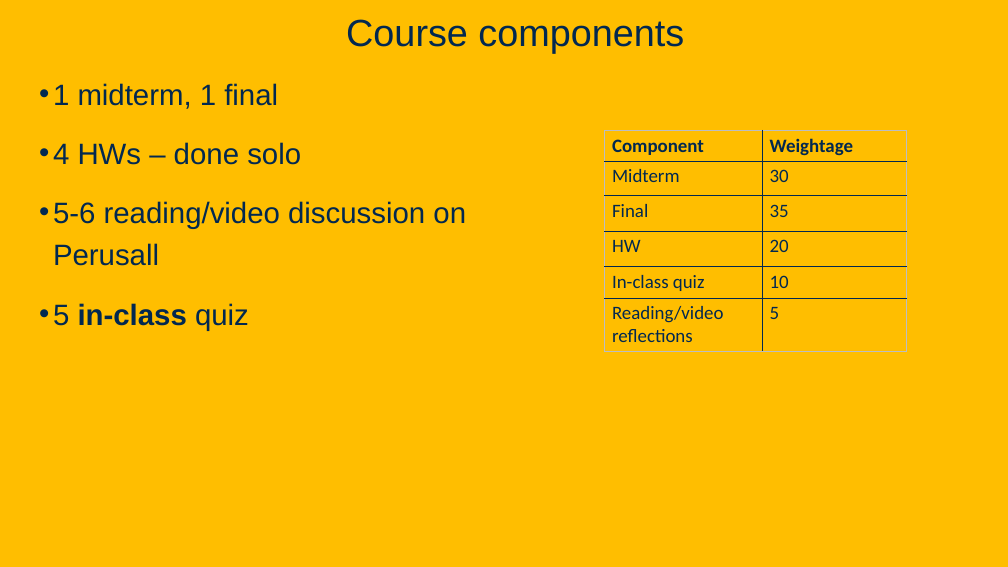
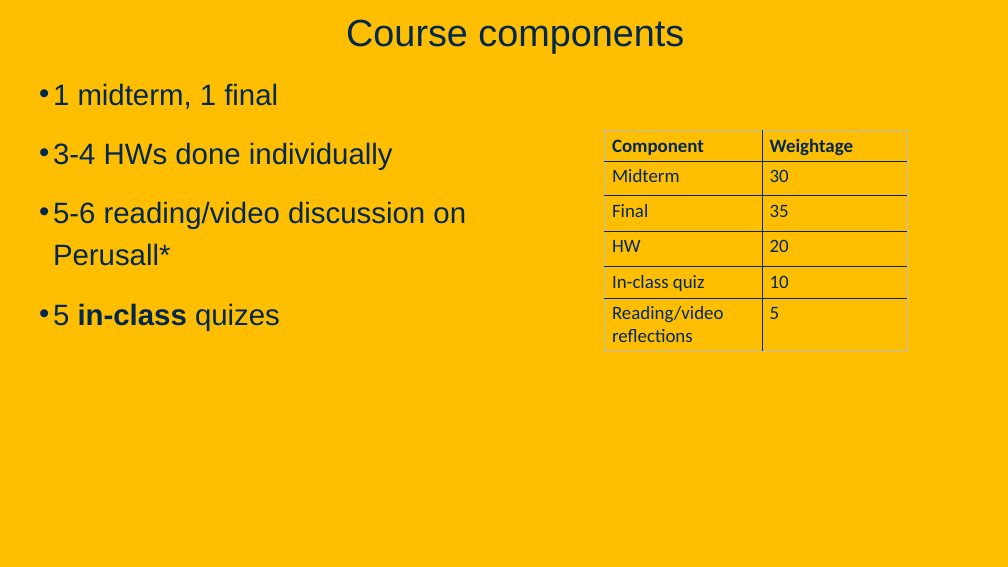
Before and after one commit to davsec-teaching/W26_ECS_160, a slide deck: slide 6 of slides/Intro.pptx. Drawn at 1008x567 pixels with LibreOffice and Linux fonts; fonts in the diff are those of the drawing; background and template pictures are left out. Boxes give left, top, right and bottom in pixels: in the first picture for what was removed or moved away, otherwise in the second. Text is boxed around its words. In the diff, an @@ line names an element or a change of style, - is before the commit and + after.

```diff
--- a/slides/Intro.pptx
+++ b/slides/Intro.pptx
@@ text at box(53, 142, 466, 330): text changed @@
-• 4 HWs – done solo
-• 5-6 reading/video discussion on Perusall
-• 5 in-class quiz
+• 3-4 HWs done individually
+• 5-6 reading/video discussion on Perusall*
+• 5 in-class quizes
```
Also in this commit, not shown: 10 other slides changed, 7 slides added, 10 other files.
